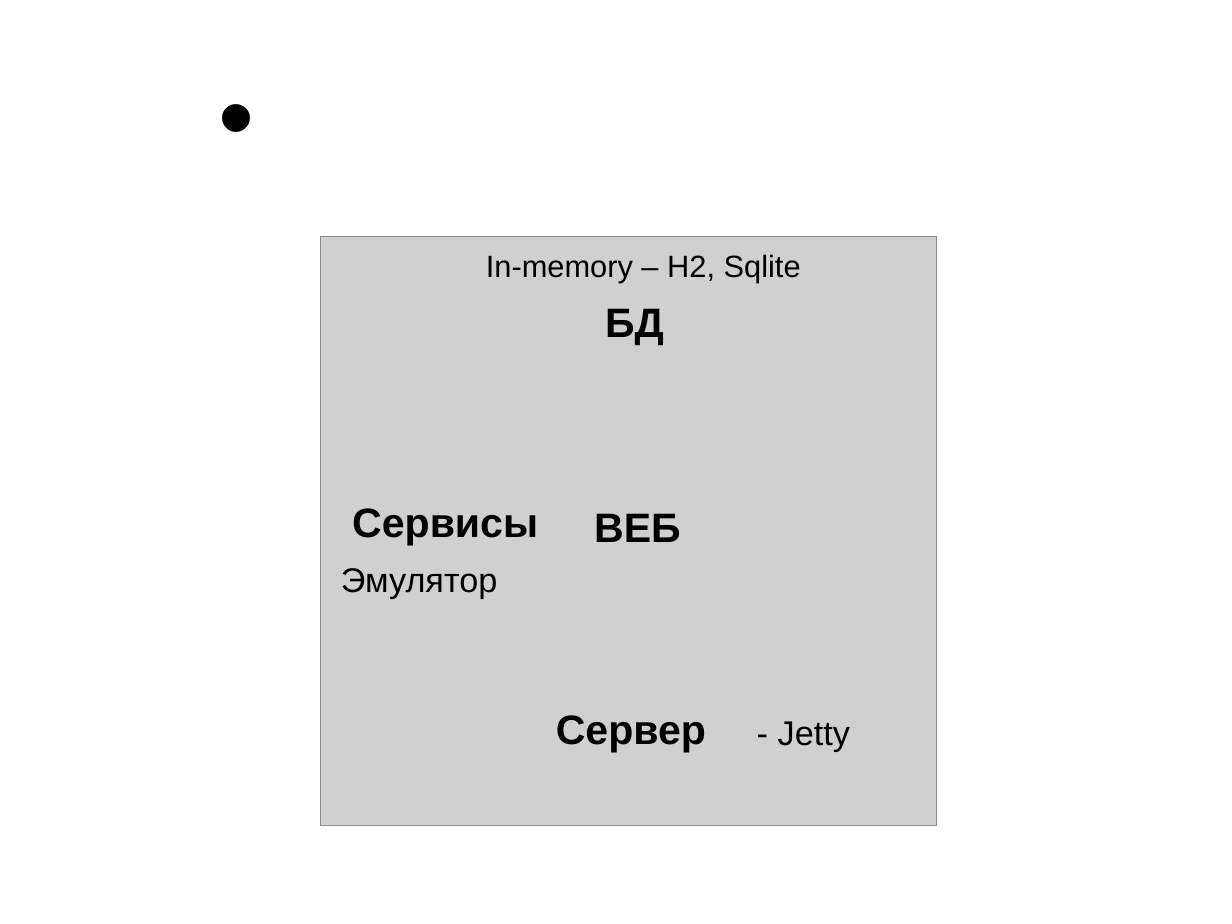
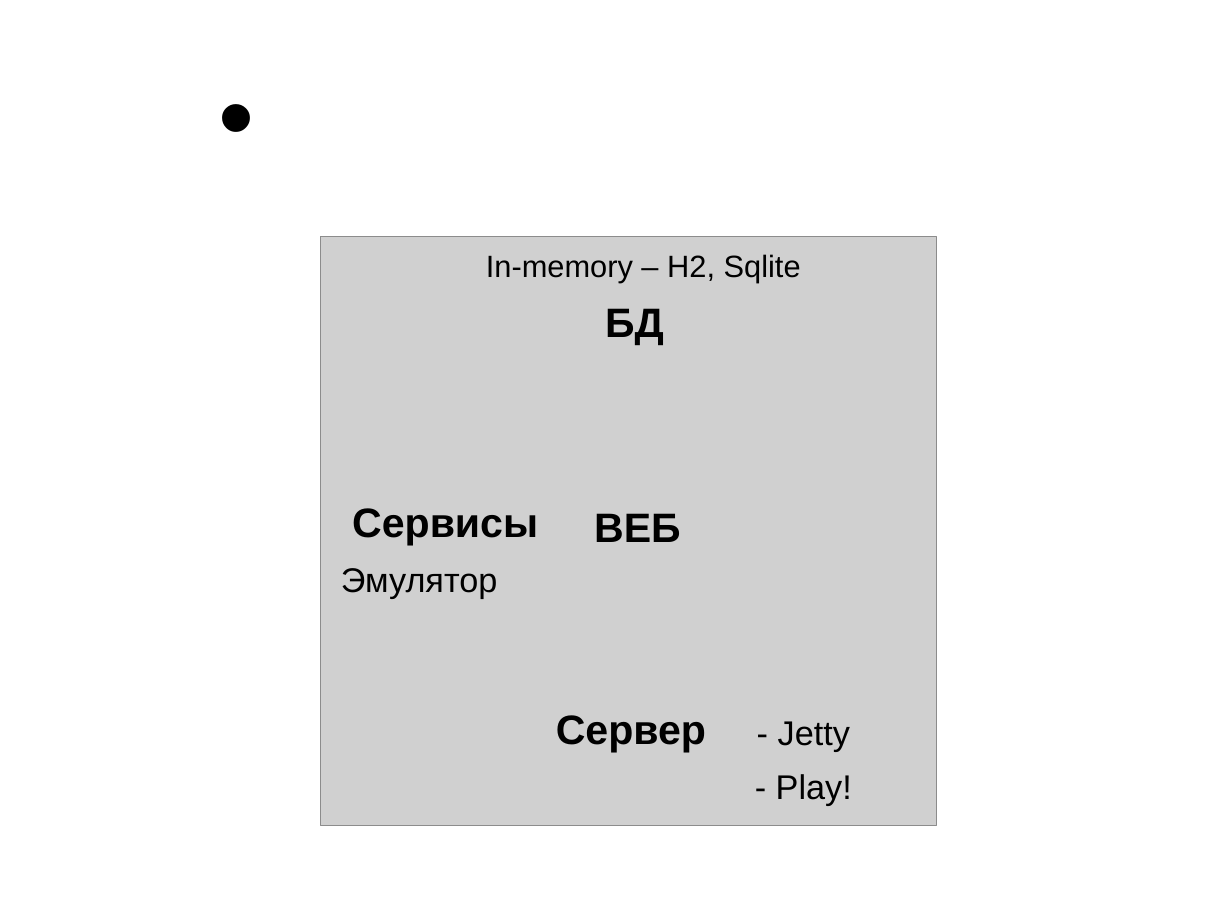
Before and after one commit to asolntsev/presentations, a slide deck: slide 35 of ui-tests/the_fast_and_the_continuous.seleniumcamp2014.odp (slide 32 before the commit). Drawn at 1232x924 pixels with LibreOffice and Linux fonts; fonts in the diff are those of the drawing; grey boxes stand for pictures; background and template pictures are left out. Boxes give left, top, right and bottom in pixels: in the first picture for what was removed or moved away, otherwise in the second. Text is boxed around its words. In the diff, an @@ line names an element or a change of style, - is before the commit and + after.

```diff
--- a/ui-tests/the_fast_and_the_continuous.seleniumcamp2014.odp
+++ b/ui-tests/the_fast_and_the_continuous.seleniumcamp2014.odp
@@ text added at box(776, 774, 852, 805), 20 pt, text #000000 @@
+- Play!
```
Also in this commit, not shown: 16 other slides changed, 4 slides added.
